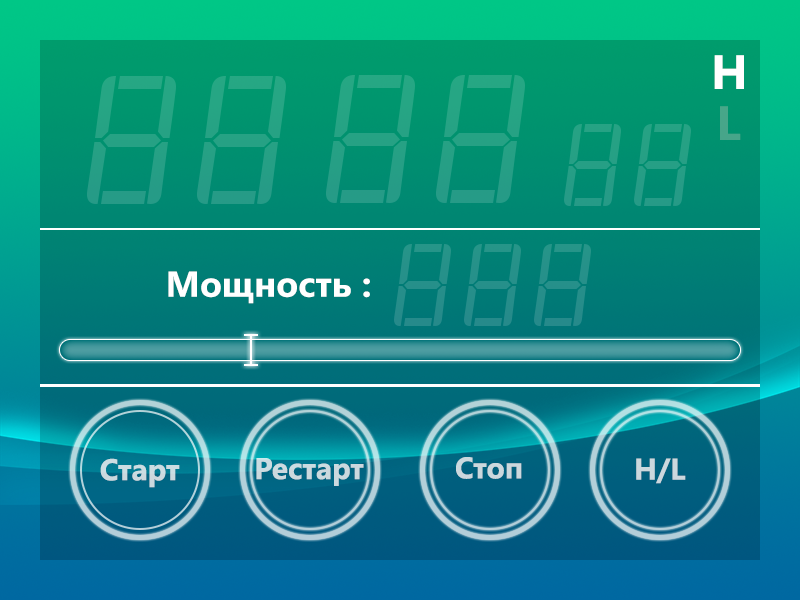
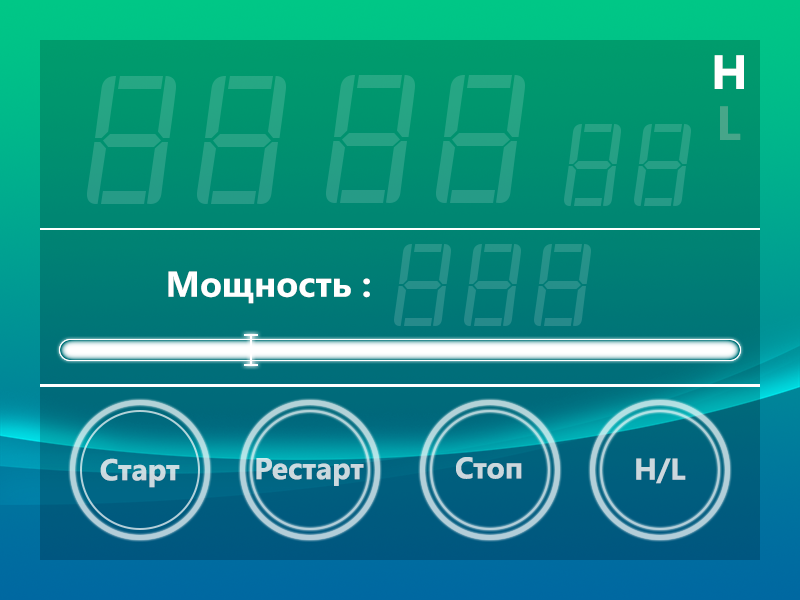
Comparing the layer stacks of the two (800, 600) images. Changes:
renamed "Rasterized with ProgressBar" to "Rasterized background copy", painted on it over [59, 339, 741, 361]
